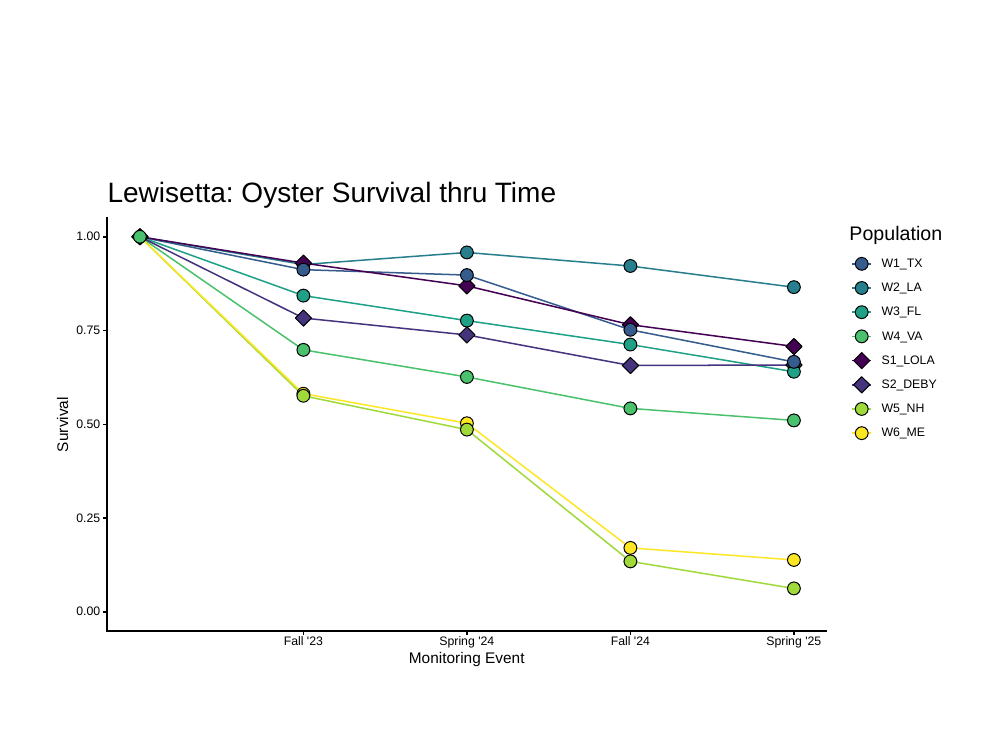
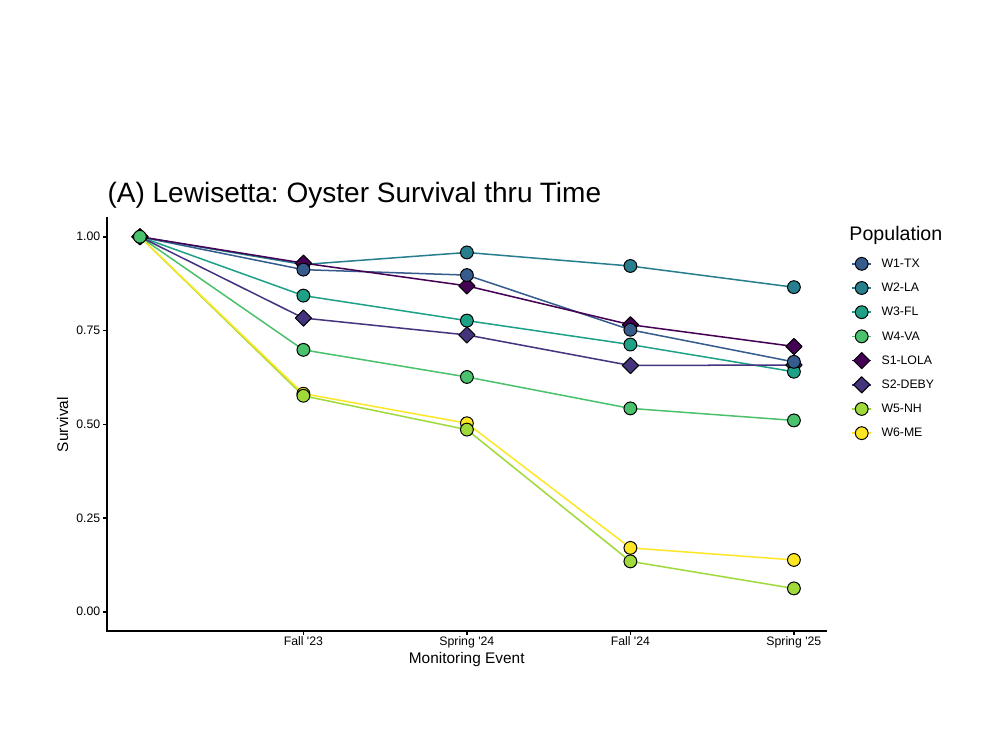
Before and after one commit to ModelValidationProgram/MVP_oyster_GO, a slide deck: slide 1 of results/figures/surv_thru_time.pptx. Drawn at 1008x756 pixels with LibreOffice and Linux fonts; fonts in the diff are those of the drawing. Boxes give left, top, right and bottom in pixels: in the first picture for what was removed or moved away, otherwise in the second. Text is boxed around its words. In the diff, an @@ line names an element or a change of style, - is before the commit and + after.

Commit message:
update surv/len thru time plots

```diff
--- a/results/figures/surv_thru_time.pptx
+++ b/results/figures/surv_thru_time.pptx
@@ text at [108,181,601,207]: text changed @@
-Lewisetta: Oyster Survival thru Time
+(A) Lewisetta: Oyster Survival thru Time
@@ text at [882,258,920,267]: text changed @@
-W1_TX
+W1-TX
@@ text at [882,282,919,291]: text changed @@
-W2_LA
+W2-LA
@@ text at [882,306,919,315]: text changed @@
-W3_FL
+W3-FL
@@ text at [882,331,920,340]: text changed @@
-W4_VA
+W4-VA
@@ text at [882,355,932,364]: text changed @@
-S1_LOLA
+S1-LOLA
@@ text at [882,379,934,388]: text changed @@
-S2_DEBY
+S2-DEBY
@@ text at [882,403,922,412]: text changed @@
-W5_NH
+W5-NH
@@ text at [882,427,923,436]: text changed @@
-W6_ME
+W6-ME
```
Also in this commit, not shown: 1 other slide changed, 3 other files.
